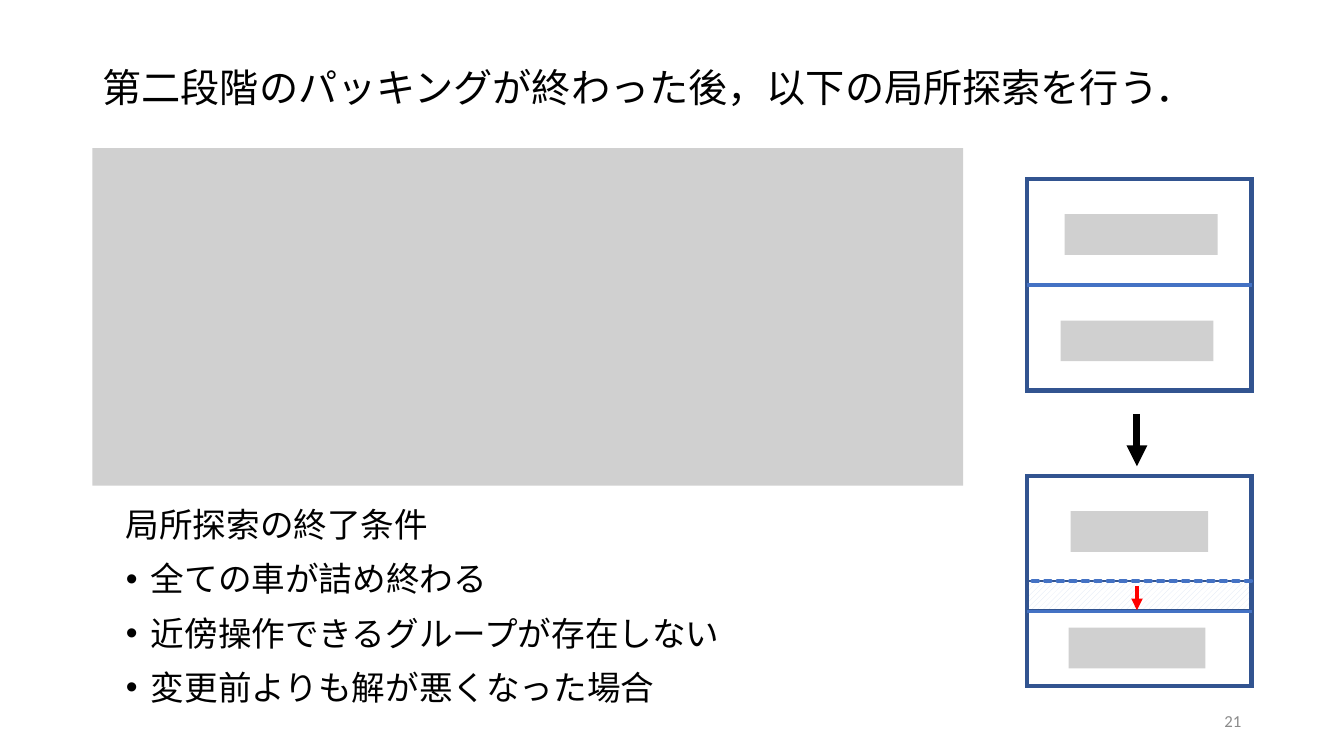
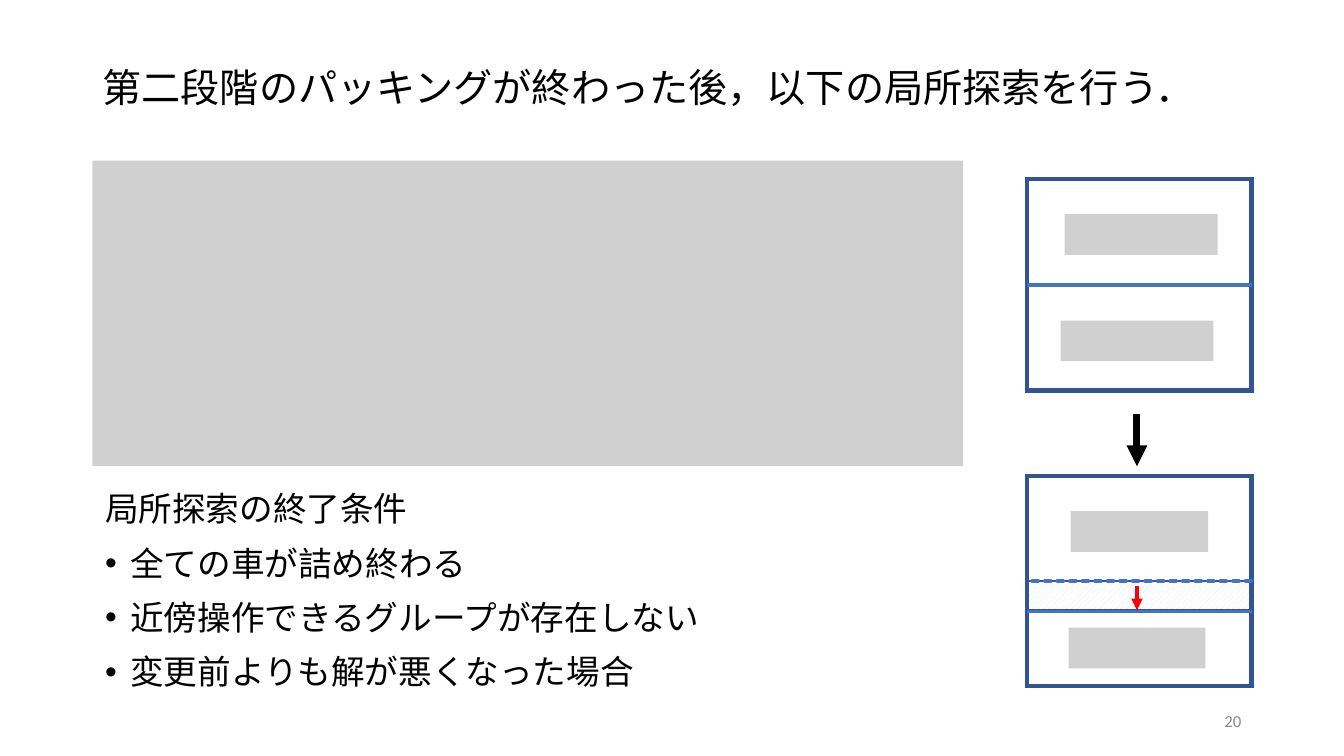
Before and after one commit to r-kurosu/kline, a slide deck: slide 20 of 卒論発表用スライド.pptx (slide 21 before the commit). Drawn at 1344x756 pixels with LibreOffice and Linux fonts; fonts in the diff are those of the drawing; grey boxes stand for pictures. Boxes give left, top, right and bottom in pixels: in the first picture for what was removed or moved away, otherwise in the second. Text is boxed around its words. In the diff, an @@ line names an element or a change of style, - is before the commit and + after.

```diff
--- a/卒論発表用スライド.pptx
+++ b/卒論発表用スライド.pptx
@@ picture: place and size @@
-picture at box(93, 148, 964, 486)
+picture at box(93, 161, 964, 467)
@@ text "局所探索の終了条件": place and size @@
-text "局所探索の終了条件" at box(126, 508, 720, 703)
+text "局所探索の終了条件" at box(105, 492, 699, 687)
@@ page number at box(1224, 716, 1241, 727): text changed @@
-21
+20
```
Also in this commit, not shown: 7 other slides changed, 1 slide removed, 1 other file.
